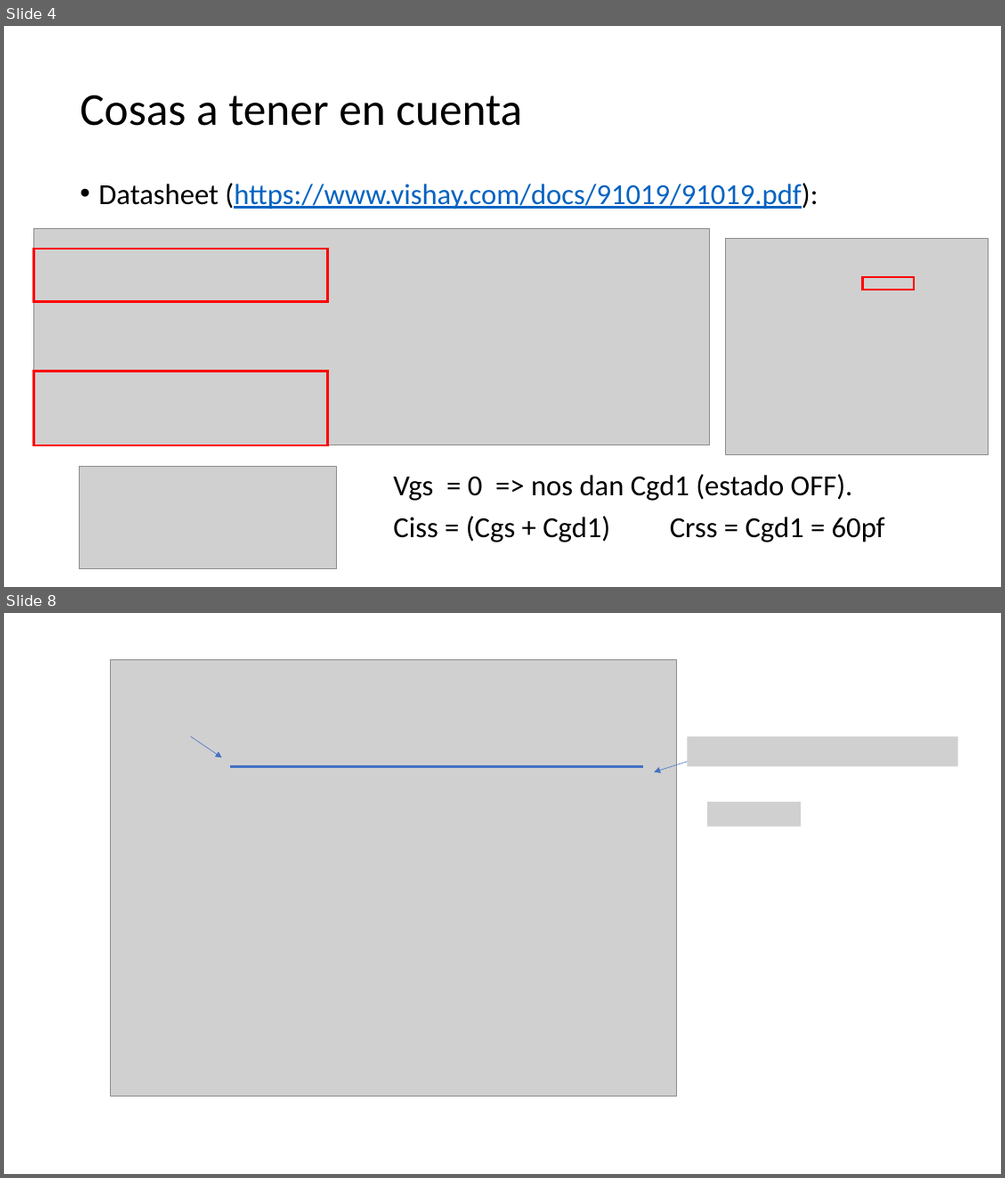
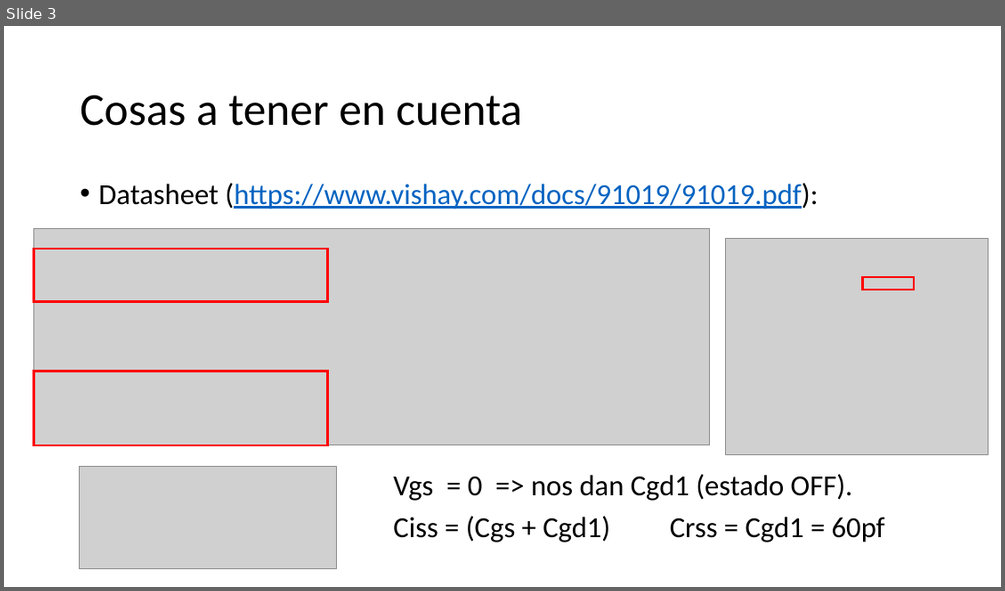
Before and after one commit to jmestanza/potencia, a slide deck: TP1/Ejercicio1/Potencia Ejercicio 1.pptx. Shown one above the other, each under a label of ours: slides 4 and 8 before the commit, slide 3 after it; the slides between them are not shown. The pictures are 1005x1178 and 1005x591 pixels, drawn with LibreOffice and Linux fonts; fonts in the diff are those of the drawing; grey boxes stand for pictures. Boxes give left, top, right and bottom in pixels: in the first picture for what was removed or moved away, otherwise in the second. Text is boxed around its words. In the diff, an @@ line names an element or a change of style, - is before the commit and + after.

```diff
--- a/TP1/Ejercicio1/Potencia Ejercicio 1.pptx
+++ b/TP1/Ejercicio1/Potencia Ejercicio 1.pptx
@@ slide 8 removed at [4, 613, 1001, 1174], background #FFFFFF @@
@@ picture removed at [110, 659, 676, 1095] @@
@@ picture removed at [121, 703, 226, 725] @@
@@ arrow removed from (190, 737) to (222, 757) @@
@@ picture removed at [688, 737, 958, 766] @@
@@ line removed from (231, 766) to (643, 766) @@
@@ arrow removed from (699, 757) to (654, 772) @@
@@ picture removed at [708, 802, 801, 826] @@
@@ what was slide 4 is now slide 3 @@
```
Also in this commit, not shown: 3 slides changed, 10 slides added, 7 other slides removed, 5 other files.
